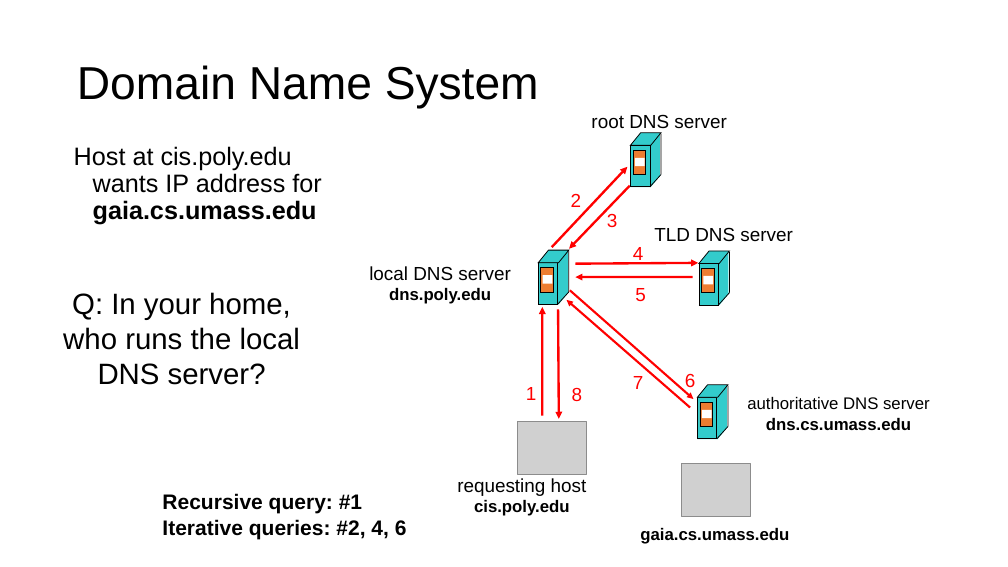
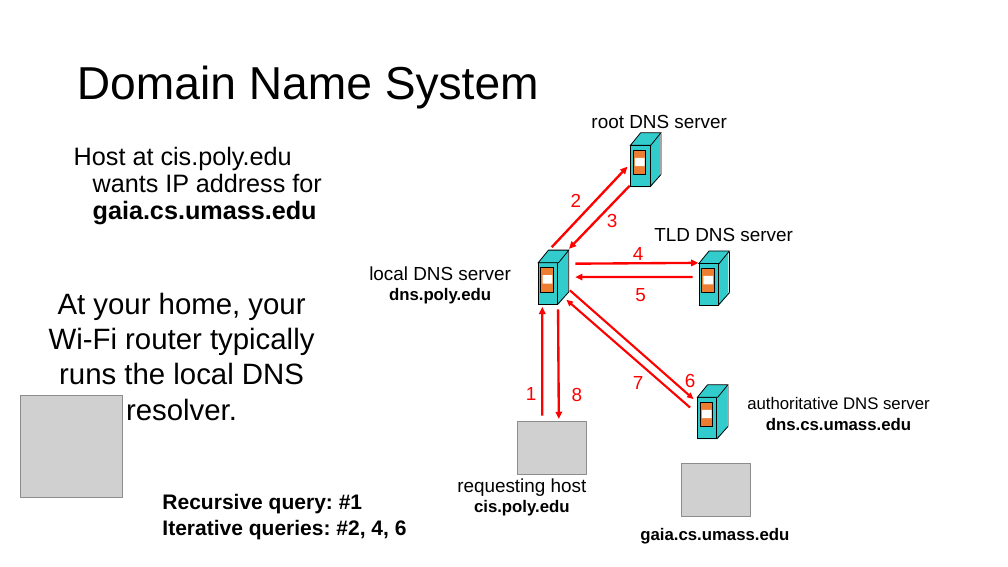
Before and after one commit to ngsrinivas/coursegen, a slide deck: slide 7 of ex/552-F20/staging/552-F20/lectures/05-directories.pptx. Drawn at 1008x567 pixels with LibreOffice and Linux fonts; fonts in the diff are those of the drawing; grey boxes stand for pictures. Boxes give left, top, right and bottom in pixels: in the first picture for what was removed or moved away, otherwise in the second. Text is boxed around its words. In the diff, an @@ line names an element or a change of style, - is before the commit and + after.

```diff
--- a/ex/552-F20/staging/552-F20/lectures/05-directories.pptx
+++ b/ex/552-F20/staging/552-F20/lectures/05-directories.pptx
@@ text at [49,292,314,421]: text changed @@
-Q: In your home, who runs the local DNS server?
+At your home, your Wi-Fi router typically runs the local DNS resolver.
@@ picture added at [20,395,123,498] @@
```
Also in this commit, not shown: 4 other slides changed, 2 slides added, 3 other files.
